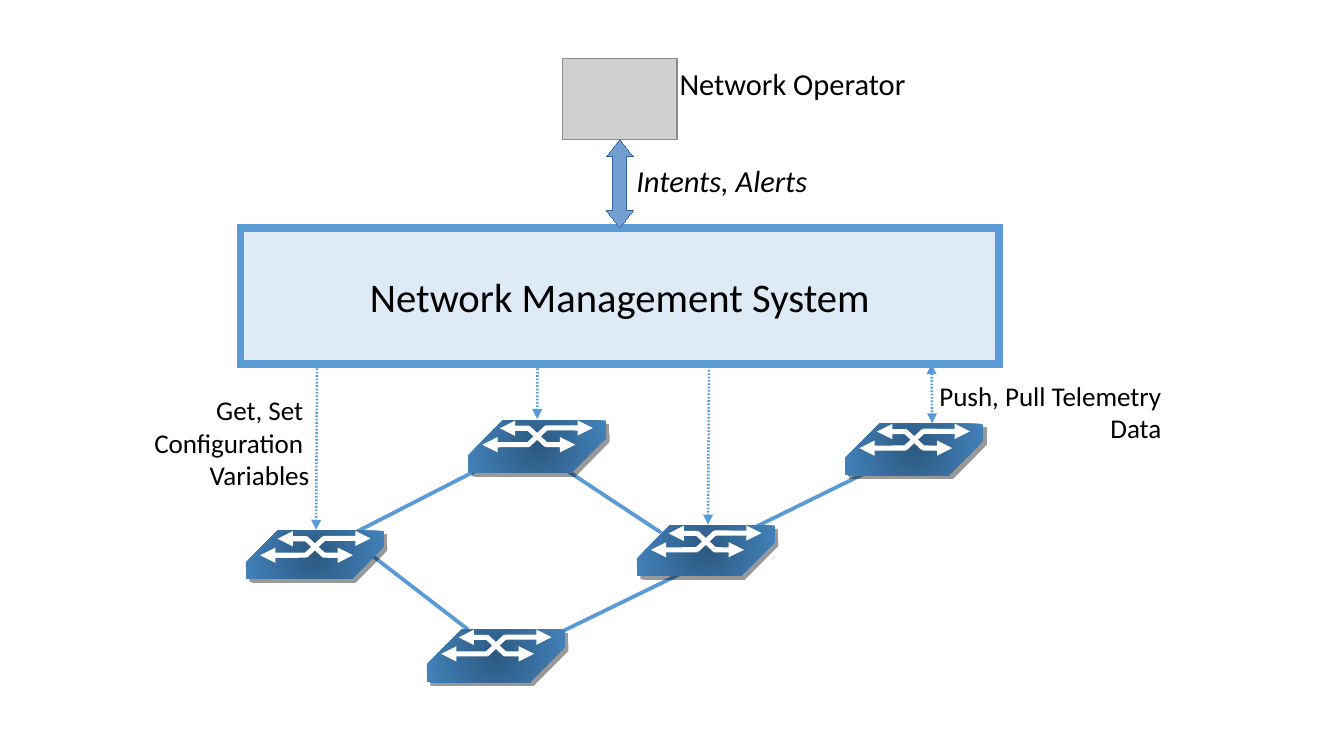
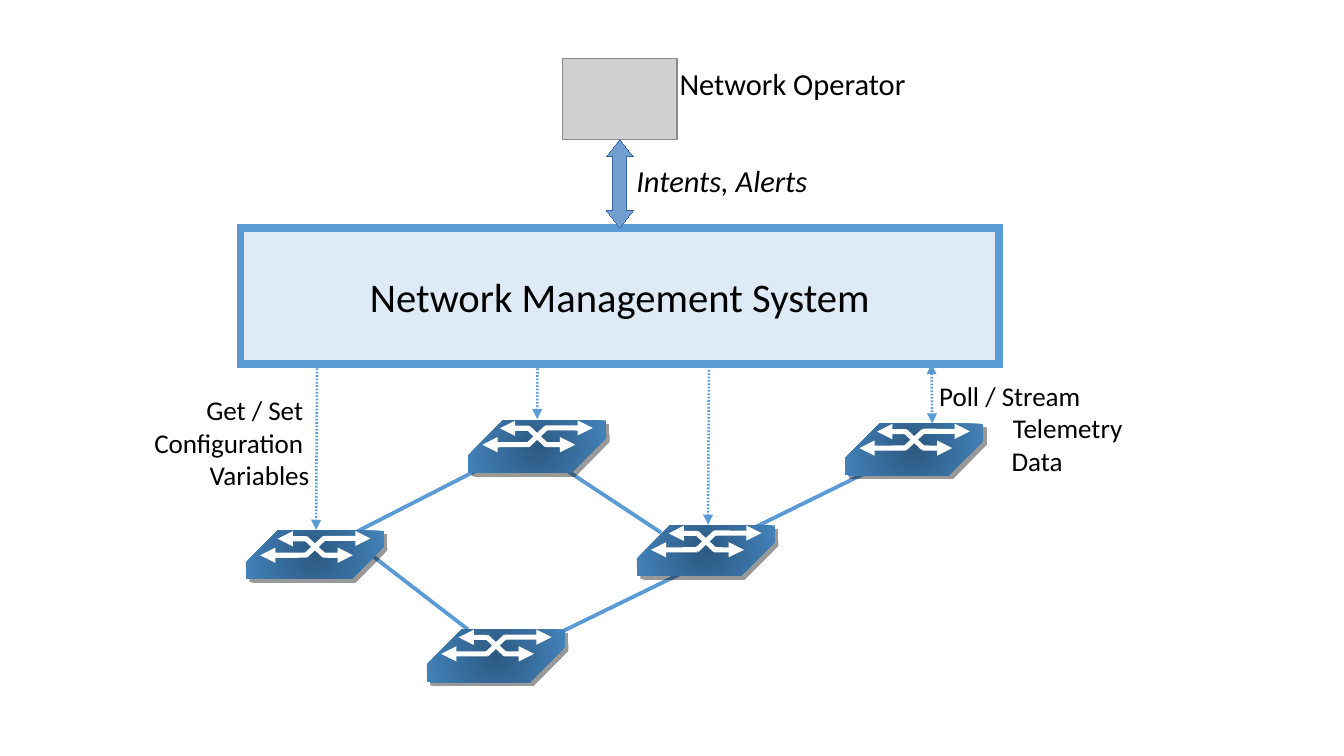
Before and after one commit to SystemsApproach/7E, a slide deck: slide 1 of operations/figures/operations.odp. Drawn at 1344x756 pixels with LibreOffice and Linux fonts; fonts in the diff are those of the drawing; grey boxes stand for pictures. Boxes give left, top, right and bottom in pixels: in the first picture for what was removed or moved away, otherwise in the second. Text is boxed around its words. In the diff, an @@ line names an element or a change of style, - is before the commit and + after.

```diff
--- a/operations/figures/operations.odp
+++ b/operations/figures/operations.odp
@@ text at [939,387,1122,443]: text changed @@
-Push, Pull Telemetry
+Poll / Stream
+Telemetry
@@ text at [206,402,303,421]: text changed @@
-Get, Set
+Get / Set
@@ text at [1012,453,1063,472]: alignment right to centre @@
```
Also in this commit, not shown: 2 other slides changed, 1 slide added, 10 other files.
